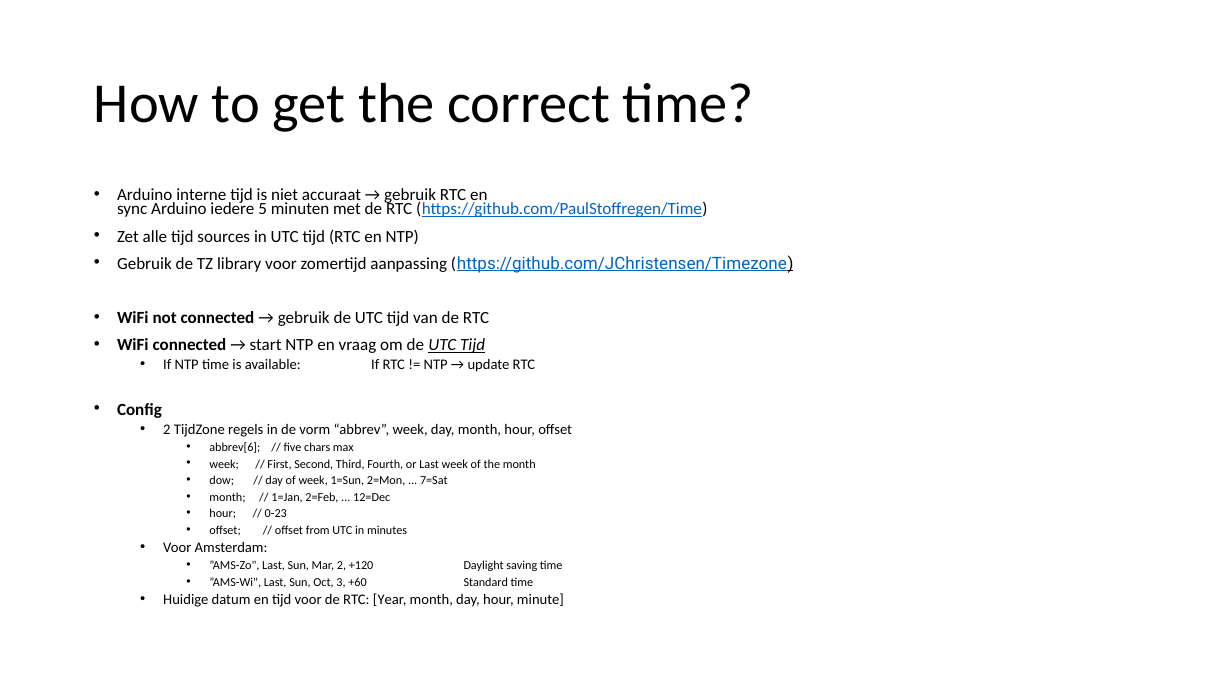
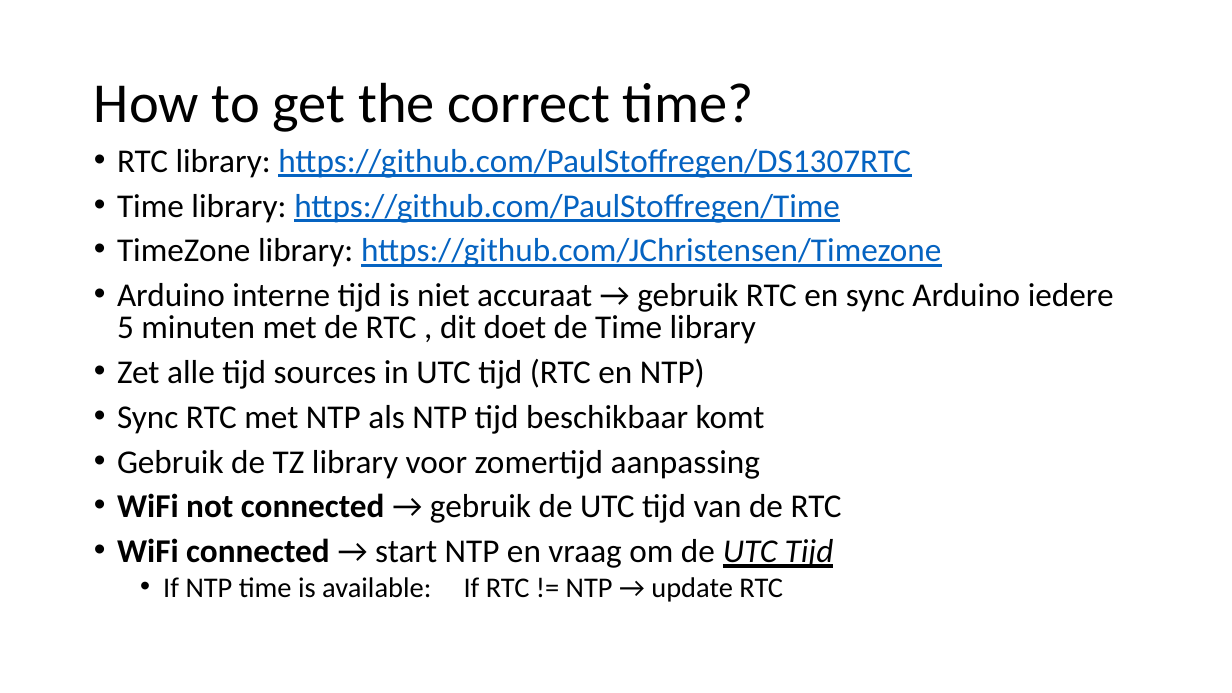
Before and after one commit to EJvdL/Oli, a slide deck: slide 3 of Oli.pptx. Drawn at 1232x693 pixels with LibreOffice and Linux fonts; fonts in the diff are those of the drawing. Boxes give left, top, right and bottom in pixels: in the first picture for what was removed or moved away, otherwise in the second. Text is boxed around its words. In the diff, an @@ line names an element or a change of style, - is before the commit and + after.

Commit message:
Fresh start
Tried to make libraries.
That will come....

```diff
--- a/Oli.pptx
+++ b/Oli.pptx
@@ text "RTC library: https://github.com/PaulStoffregen/DS1307RTC": place and size @@
-text "RTC library: https://github.com/PaulStoffregen/DS1307RTC" at (117,188,794,607)
+text "RTC library: https://github.com/PaulStoffregen/DS1307RTC" at (117,149,1114,602)
@@ text at (117,149,1114,344): text changed; size 13.3 to 25.9 pt @@
-• Arduino interne tijd is niet accuraat → gebruik RTC en
-  sync Arduino iedere 5 minuten met de RTC (https://github.com/PaulStoffregen/Time)
+• RTC library: https://github.com/PaulStoffregen/DS1307RTC
+• Time library: https://github.com/PaulStoffregen/Time
+• TimeZone library: https://github.com/JChristensen/Timezone
+• Arduino interne tijd is niet accuraat → gebruik RTC en sync Arduino iedere 5 minuten met de RTC , dit doet de Time library
@@ text at (117,359,842,602): size 13.3 to 25.9 pt in "Zet alle tijd sources in UTC tijd ...", "WiFi not connected → gebruik de UTC ...", "WiFi connected → start NTP en vraag ..."; size 11.4 to 22.2 pt in "If NTP time is available: If RTC ..."; line spacing 0.7 to 0.8 @@
@@ text at (117,405,765,479): text changed; size 13.3 to 25.9 pt @@
-• Gebruik de TZ library voor zomertijd aanpassing (https://github.com/JChristensen/Timezone)
+• Sync RTC met NTP als NTP tijd beschikbaar komt
+• Gebruik de TZ library voor zomertijd aanpassing
@@ text at (117,403,572,607): paragraphs removed @@
-• Config
-  • 2 TijdZone regels in de vorm “abbrev”, week, day, month, hour, offset
-    • abbrev[6]; // five chars max
-    • week; // First, Second, Third, Fourth, or Last week of the month
-    • dow; // day of week, 1=Sun, 2=Mon, ... 7=Sat
-    • month; // 1=Jan, 2=Feb, ... 12=Dec
-    • hour; // 0-23
-    • offset; // offset from UTC in minutes
-  • Voor Amsterdam:
-    • ”AMS-Zo", Last, Sun, Mar, 2, +120 Daylight saving time
-    • ”AMS-Wi", Last, Sun, Oct, 3, +60 Standard time
-  • Huidige datum en tijd voor de RTC: [Year, month, day, hour, minute]
```
Also in this commit, not shown: 1 slide removed, 20 other files.
